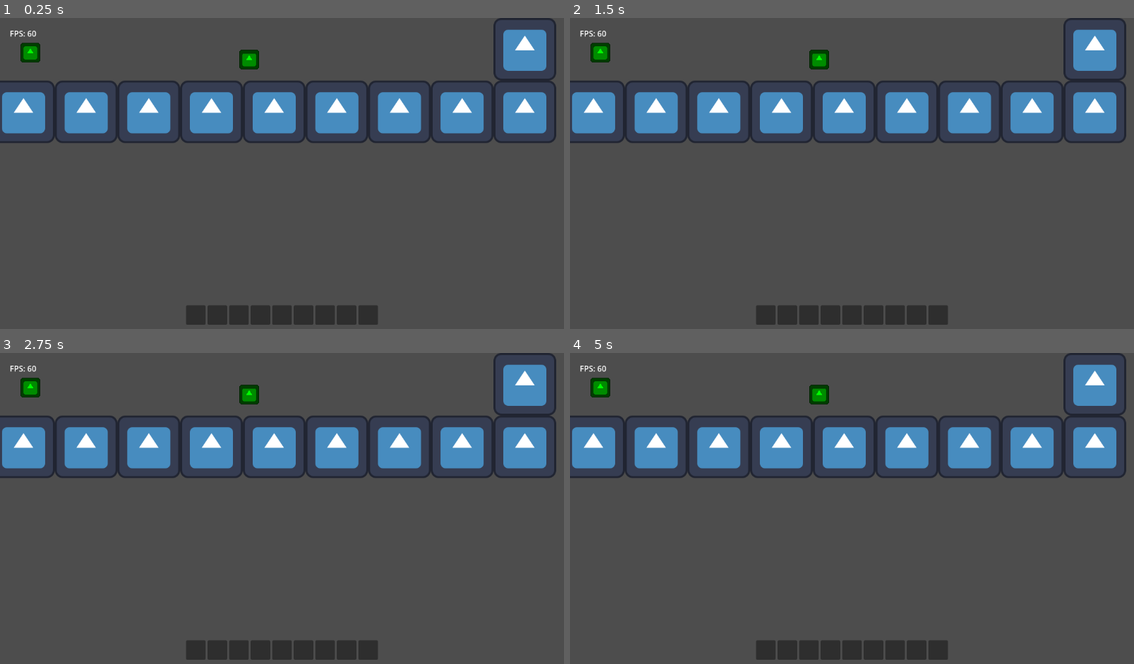
Above: before the commit, frames 1-4 (two rows, left to right).
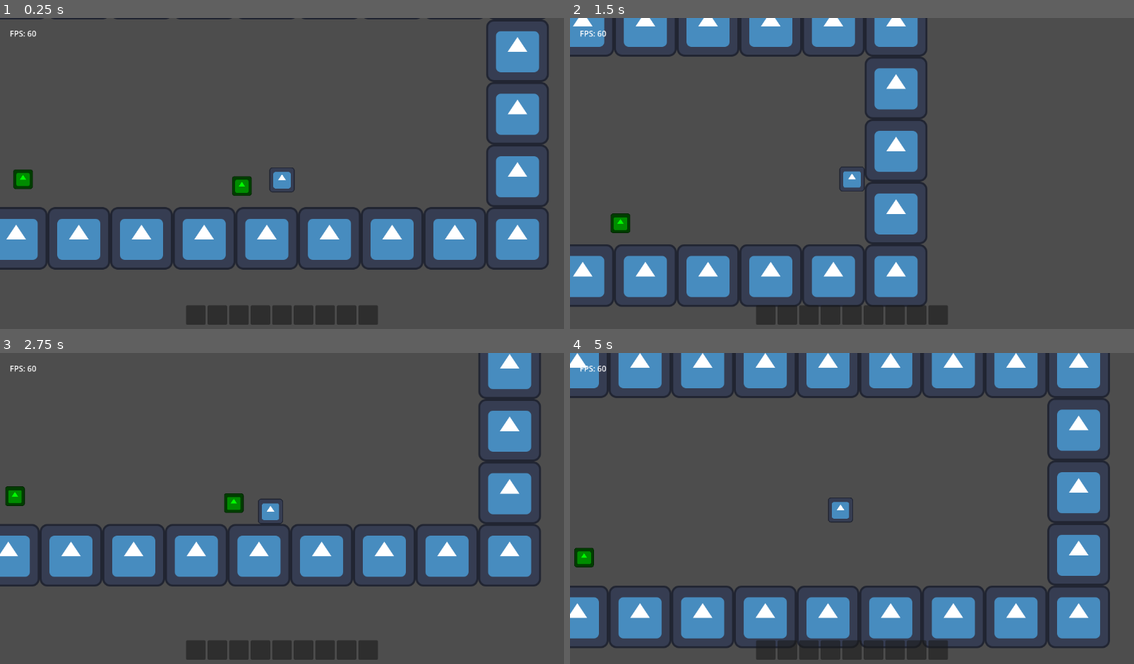
Above: after the commit, the same moments.

Repository: TheHumanMRP/RPG-Life-Tracker
Game: Godot game, scene res://Folders/Systems/Main/Scenes/main_scene.tscn
The game is run twice, just before and just after one commit, with the same random seed, the same clock (stepped at 60 frames per second) and the same inputs. The engine's default icon, where the game draws it, is replaced by a stand-in: a white triangle on a blue panel in a dark square.
Inputs:
- Up to frame 1 (0.25 s): no input
- Up to frame 2 (1.5 s): hold D (move_right) from 0.53 s (still down); tap Space (jump) at 0.77 s
- Up to frame 3 (2.75 s): tap Space (jump) at 1.52 s; release D (move_right) at 2.03 s; hold A (move_left) from 2.03 s (still down)
- Up to frame 4 (5 s): release A (move_left) at 2.78 s; hold D (move_right) 2.78-4.28 s; tap Space (jump) at 3.02, 3.77, 4.52 s; hold A (move_left) from 4.28 s (still down)

The runs differ from the first frame. In frame 1, 26% of the frame differs, in the area x 0-99%, y 0-81%; in frame 2, 29%; in frame 3, 27%; in frame 4, 36%, in the area x 0-99%, y 0-95%.
Error before the commit: Parse Error: Too few arguments for "use_item()" call. Expected at least 1 but received 0. (res://Folders/Systems/Inventory_System/Scripts/inventory_logic.gd:71)

Commit message:
Auto commit at 2026-06-25 18:44:41

Diff:
--- a/Folders/Systems/Inventory_System/Scripts/inventory_logic.gd
+++ b/Folders/Systems/Inventory_System/Scripts/inventory_logic.gd
@@ -63,12 +63,12 @@
 		" was not found for removal."
 	)
 
-func use_item(item_id: int) -> void:
+func use_item(item_id: int, target) -> void:
 	for item in inventory_items:
 		if not item.item_id == item_id:
 			continue
 
-		item.use_item()
+		item.use_item(target)
 
 		SignalBus.inventory_changed.emit()
 
--- a/Folders/Systems/Platformer_Components/Scripts/level.gd
+++ b/Folders/Systems/Platformer_Components/Scripts/level.gd
@@ -4,20 +4,20 @@
 
 @onready var spawn_point_marker: Marker2D
 
-# func _ready() -> void:
-# 	_setup_spawn_point()
+func _ready() -> void:
+	_setup_spawn_point()
 
-# 	# add_player()
+	add_player()
 
-# func _setup_spawn_point() -> void:
-# 	if has_node("%SpawnPoint"):
-# 		spawn_point = $%SpawnPoint.position
+func _setup_spawn_point() -> void:
+	if has_node("%SpawnPoint"):
+		spawn_point = $%SpawnPoint.position
 
-# func add_player() -> void:
-# 	var player_packed_scene: PackedScene = load("res://Folders/Systems/Player/player.tscn")
+func add_player() -> void:
+	var player_packed_scene: PackedScene = load("res://Folders/Systems/Player/player.tscn")
 
-# 	var player = player_packed_scene.instantiate()
+	var player = player_packed_scene.instantiate()
 
-# 	player.setup(spawn_point)
+	player.setup(spawn_point)
 
-# 	add_child(player)
+	add_child(player)
